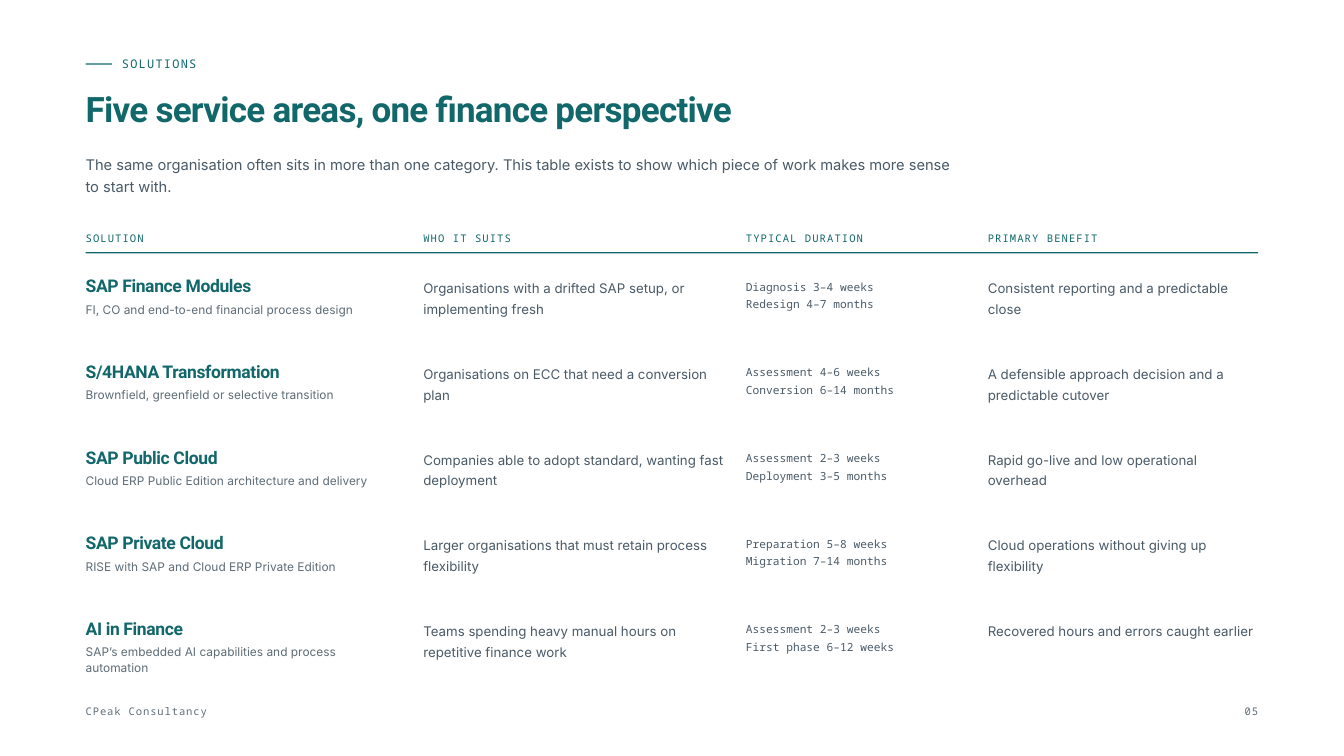
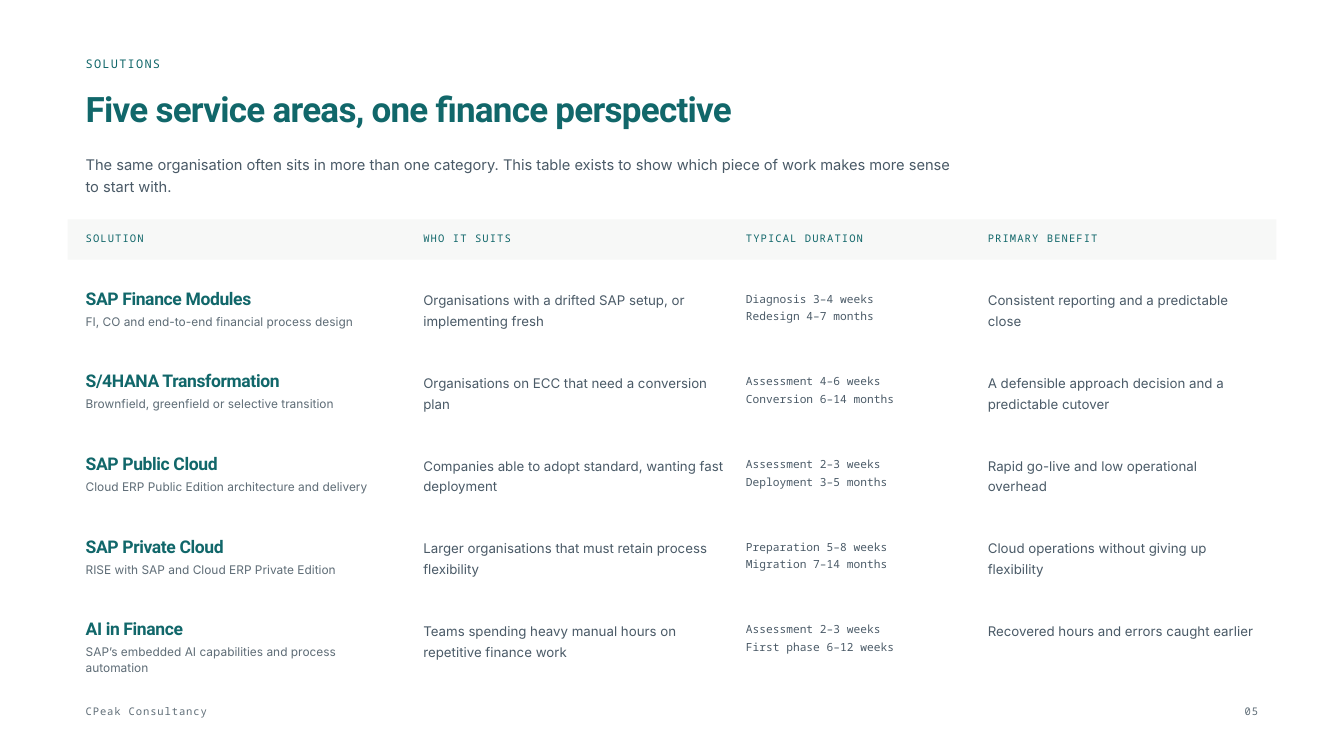
Before and after one commit to narinygt/Default, a slide deck: slide 5 of sunum/CPeak-Consultancy-Company-Overview.pptx. Drawn at 1344x756 pixels with LibreOffice and Linux fonts; fonts in the diff are those of the drawing. Boxes give left, top, right and bottom in pixels: in the first picture for what was removed or moved away, otherwise in the second. Text is boxed around its words. In the diff, an @@ line names an element or a change of style, - is before the commit and + after.

```diff
--- a/sunum/CPeak-Consultancy-Company-Overview.pptx
+++ b/sunum/CPeak-Consultancy-Company-Overview.pptx
@@ text "SOLUTIONS": place and size @@
-text "SOLUTIONS" at [122, 59, 196, 68]
+text "SOLUTIONS" at [86, 59, 160, 68]
@@ line removed from (86, 65) to (112, 65) @@
@@ rectangle added at [68, 220, 1276, 260], fill #F7F8F7 @@
@@ line removed from (86, 253) to (1258, 253) @@
@@ 9 texts: place and size @@
-9 texts at [86, 279, 1229, 403]
+9 texts at [86, 292, 1229, 412]
@@ text "FI, CO and end-to-end financial ...": place and size @@
-text "FI, CO and end-to-end financial ..." at [86, 305, 353, 317]
+text "FI, CO and end-to-end financial ..." at [86, 317, 353, 329]
@@ 6 texts: place and size @@
-6 texts at [86, 451, 1197, 549]
+6 texts at [86, 457, 1197, 553]
```
Also in this commit, not shown: 11 other slides changed, 6 other files.
